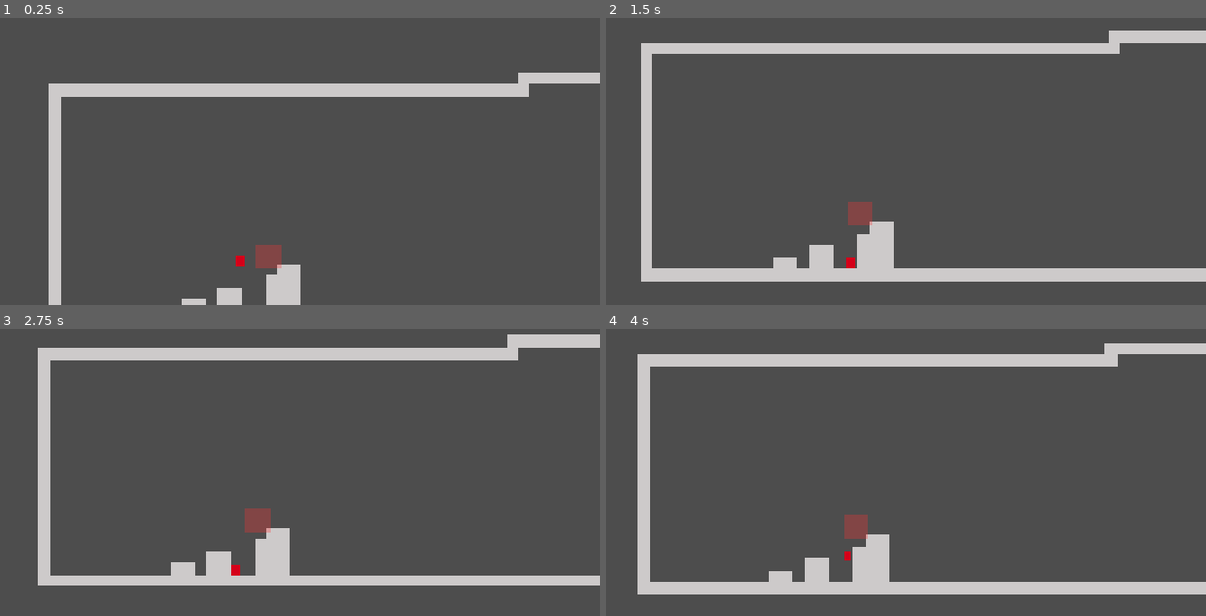
Above: before the commit, frames 1-4 (two rows, left to right).
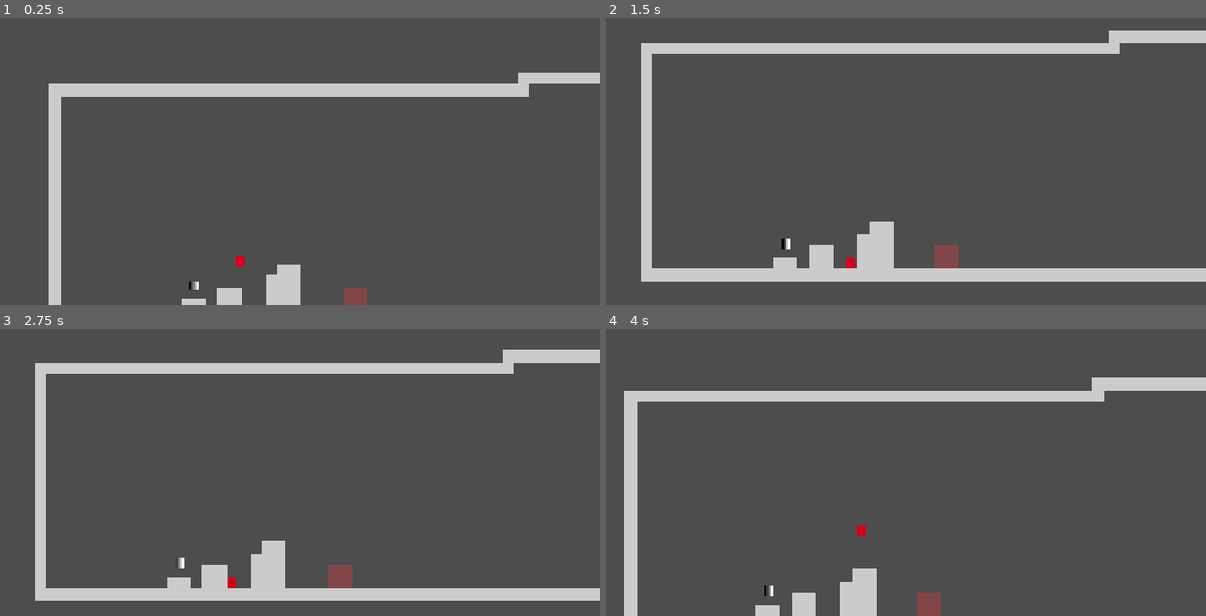
Above: after the commit, the same moments.

Repository: Ximandiv/gamejam-2026
Game: Godot game, scene res://scenes/Levels/level_tutorial.tscn
Same seed, same stepped clock (60 frames per second), same inputs: the game is played once before the commit and once after it. This scene is started directly instead of the project's main scene.
Inputs:
- Up to frame 1 (0.25 s): no input
- Up to frame 2 (1.5 s): hold Right (right) from 0.53 s (still down); tap 1 (silence) at 0.6, 1.35 s; tap Space (jump) at 0.77 s
- Up to frame 3 (2.75 s): tap Space (jump) at 1.52 s; release Right (right) at 2.03 s; hold Left (left) from 2.03 s (still down); tap 1 (silence) at 2.1 s
- Up to frame 4 (4 s): release Left (left) at 2.78 s; hold Right (right) from 2.78 s (still down); tap 1 (silence) at 2.85, 3.6 s; tap Space (jump) at 3.02, 3.77 s

The runs differ from the first frame. In frame 1, 0.6% of the frame differs, in the area x 31-62%, y 79-100%; in frame 2, 0.7%; in frame 3, 17%; in frame 4, 18%, in the area x 2-100%, y 5-100%.

Commit message:
Implement mask system with sound attenuation and bounce mechanics
- Add mask activation system with 10-second duration timer
- Implement sound attenuation when SILENCE mask is active
- Add bounce trigger that repels player without mask
- Add mask pickup collectible item
- Display active mask name and remaining time on screen
- Integrate mask state with level audio (fade to 50% volume)
- Auto-eject player from restricted areas when mask expires
- Add visual feedback with UI labels for mask timer and name

🤖 Generated with [Claude Code](https://claude.com/claude-code)

Co-Authored-By: Claude <noreply@anthropic.com>

Diff:
--- /dev/null
+++ b/Scenes/Items/silence_mask.tscn
@@ -0,0 +1,26 @@
+[gd_scene format=3 uid="uid://dm4b6bbibh0ni"]
+
+[ext_resource type="Script" uid="uid://bac0mb1g36xh6" path="res://Scripts/Player/mask_receive.gd" id="1_x8uf8"]
+
+[sub_resource type="Gradient" id="Gradient_lfjaq"]
+
+[sub_resource type="GradientTexture2D" id="GradientTexture2D_d1qm8"]
+gradient = SubResource("Gradient_lfjaq")
+width = 5
+height = 5
+
+[sub_resource type="RectangleShape2D" id="RectangleShape2D_qogu1"]
+size = Vector2(4.800002, 4.8000007)
+
+[node name="SilenceMask" type="Area2D" unique_id=1816322133]
+scale = Vector2(0.25, 0.25)
+script = ExtResource("1_x8uf8")
+metadata/_edit_group_ = true
+
+[node name="Sprite2D" type="Sprite2D" parent="." unique_id=29950771]
+scale = Vector2(20, 20)
+texture = SubResource("GradientTexture2D_d1qm8")
+
+[node name="CollisionShape2D" type="CollisionShape2D" parent="." unique_id=2064796569]
+scale = Vector2(19.999996, 19.999996)
+shape = SubResource("RectangleShape2D_qogu1")
--- a/Scenes/Player/player.tscn
+++ /dev/null
@@ -1,54 +0,0 @@
-[gd_scene format=3 uid="uid://cgo4svi4wqvx5"]
-
-[ext_resource type="Script" uid="uid://siqecrqe6t24" path="res://Scripts/Player/player_movement.gd" id="1_eu8fj"]
-[ext_resource type="Script" uid="uid://raal7kjpblky" path="res://Scripts/Player/player_handler.gd" id="1_mtuoh"]
-[ext_resource type="Script" uid="uid://6bmddrr5483w" path="res://Scripts/Player/player_masks.gd" id="2_xpcdj"]
-[ext_resource type="Resource" uid="uid://civ3ox8hjoccq" path="res://Scripts/Player/Resources/player_status_resource.tres" id="3_mtuoh"]
-
-[sub_resource type="RectangleShape2D" id="RectangleShape2D_kwpoq"]
-size = Vector2(32, 32)
-
-[sub_resource type="RectangleShape2D" id="RectangleShape2D_u4u6t"]
-size = Vector2(28, 24)
-
-[node name="player" type="CharacterBody2D" unique_id=766591790]
-script = ExtResource("1_mtuoh")
-metadata/_edit_group_ = true
-
-[node name="ColorRect" type="ColorRect" parent="." unique_id=1075492132]
-anchors_preset = 8
-anchor_left = 0.5
-anchor_top = 0.5
-anchor_right = 0.5
-anchor_bottom = 0.5
-offset_left = -11.0
-offset_top = -14.0
-offset_right = 11.0
-offset_bottom = 14.0
-grow_horizontal = 2
-grow_vertical = 2
-color = Color(0.833668, 0, 0.0999755, 1)
-
-[node name="CollisionShape2D" type="CollisionShape2D" parent="." unique_id=609608148]
-shape = SubResource("RectangleShape2D_kwpoq")
-
-[node name="Area2D" type="Area2D" parent="." unique_id=489576874]
-
-[node name="CollisionShape2D" type="CollisionShape2D" parent="Area2D" unique_id=491285031]
-position = Vector2(0, 2)
-shape = SubResource("RectangleShape2D_u4u6t")
-
-[node name="Camera2D" type="Camera2D" parent="." unique_id=641065318]
-offset = Vector2(0, -400)
-position_smoothing_enabled = true
-position_smoothing_speed = 2.0
-editor_draw_limits = true
-
-[node name="MaskHandler" type="Node" parent="." unique_id=888010623]
-script = ExtResource("2_xpcdj")
-playerStatus = ExtResource("3_mtuoh")
-
-[node name="Movement" type="Node" parent="." unique_id=994212614 node_paths=PackedStringArray("area_2d", "characterBody")]
-script = ExtResource("1_eu8fj")
-area_2d = NodePath("../Area2D")
-characterBody = NodePath("..")
--- /dev/null
+++ b/Scenes/Props/MaskPickup.tscn
@@ -0,0 +1,22 @@
+[gd_scene format=3 uid="uid://bqk8y5n7m3wld"]
+
+[ext_resource type="Script" path="res://Scripts/Triggers/mask_pickup.gd" id="1_pickup"]
+
+[sub_resource type="RectangleShape2D" id="RectangleShape2D_pickup"]
+size = Vector2(32, 32)
+
+[node name="MaskPickup" type="Area2D"]
+collision_layer = 0
+collision_mask = 1
+script = ExtResource("1_pickup")
+maskType = 1
+
+[node name="CollisionShape2D" type="CollisionShape2D" parent="."]
+shape = SubResource("RectangleShape2D_pickup")
+
+[node name="ColorRect" type="ColorRect" parent="."]
+offset_left = -16.0
+offset_top = -16.0
+offset_right = 16.0
+offset_bottom = 16.0
+color = Color(0.3, 0.7, 1.0, 0.7)
--- /dev/null
+++ b/Scripts/Levels/level_tutorial.gd
@@ -0,0 +1,47 @@
+extends Node2D
+
+@export var soundSource : AudioStreamPlayer2D
+@export var normalVolume : float = -10.0
+@export var mutedVolume : float = -35.0
+@export var fadeSpeed : float = 2.0
+
+var target_volume : float = -10.0
+
+func _ready() -> void:
+	print("Level: _ready() called")
+	# Conectar a las señales del MaskHandler del jugador
+	var player = get_node("player")
+	print("Level: Player node: ", player)
+	if player:
+		var mask_handler = player.get_node("MaskHandler")
+		print("Level: MaskHandler node: ", mask_handler)
+		if mask_handler:
+			mask_handler.mask_activated.connect(_on_mask_activated)
+			mask_handler.mask_deactivated.connect(_on_mask_deactivated)
+			print("Level: Connected to mask signals successfully!")
+		else:
+			print("Level: ERROR - MaskHandler not found!")
+	else:
+		print("Level: ERROR - Player not found!")
+
+	if soundSource:
+		target_volume = normalVolume
+		soundSource.volume_db = normalVolume
+		print("Level: Sound source configured, volume: ", normalVolume)
+	else:
+		print("Level: ERROR - Sound source not assigned!")
+
+func _process(delta: float) -> void:
+	if soundSource:
+		# Interpolación suave del volumen
+		soundSource.volume_db = lerp(soundSource.volume_db, target_volume, fadeSpeed * delta)
+
+func _on_mask_activated(mask_type: int) -> void:
+	print("Level: Mask activated, fading sound to muted")
+	if mask_type == PlayerMaskEnum.Value.SILENCE:
+		target_volume = mutedVolume
+
+func _on_mask_deactivated(mask_type: int) -> void:
+	print("Level: Mask deactivated, fading sound to normal")
+	if mask_type == PlayerMaskEnum.Value.SILENCE:
+		target_volume = normalVolume
--- a/Scripts/Player/player_handler.gd
+++ b/Scripts/Player/player_handler.gd
@@ -4,12 +4,17 @@
 signal stopMoving
 signal resumeMove
 signal push(direction: int, strength: float)
+signal pushVertical(strength: float)
 signal stopPush
+
+func _enter_tree() -> void:
+	add_to_group("player")
 
 func _ready() -> void:
 	stopMoving.connect($Movement.stop_movement)
 	resumeMove.connect($Movement.resume_movement)
 	push.connect($Movement.apply_push)
+	pushVertical.connect($Movement.apply_push_vertical)
 	stopPush.connect($Movement.stop_push)
 	receiveMask.connect(get_mask)
 
--- a/Scripts/Player/player_masks.gd
+++ b/Scripts/Player/player_masks.gd
@@ -1,18 +1,98 @@
 extends Node
 
 @export var playerStatus : PlayerStatus
+@export var maskDuration : float = 5.0
+@export var timerLabel : Label
+@export var maskNameLabel : Label
 
-func _process(_delta: float) -> void:
+var mask_time_remaining : float = 0.0
+
+signal mask_activated(mask_type: PlayerMaskEnum.Value)
+signal mask_deactivated(mask_type: PlayerMaskEnum.Value)
+
+func _ready() -> void:
+	# Resetear el estado de la máscara al iniciar
+	print("MaskHandler: _ready() called")
+	print("MaskHandler: playerStatus = ", playerStatus)
+	if playerStatus:
+		print("MaskHandler: Current mask before reset: ", playerStatus.currentMask)
+		playerStatus.currentMask = PlayerMaskEnum.Value.NONE
+		playerStatus.hasSilenceMask = false
+		print("MaskHandler: Reset mask to NONE on start")
+	else:
+		print("MaskHandler: ERROR - playerStatus is null!")
+
+func _process(delta: float) -> void:
+	# Actualizar contador de tiempo
+	if playerStatus.currentMask != PlayerMaskEnum.Value.NONE:
+		mask_time_remaining -= delta
+		if mask_time_remaining < 0:
+			mask_time_remaining = 0
+
+		# Actualizar labels si existen
+		if timerLabel:
+			timerLabel.visible = true
+			timerLabel.text = "%.1f s" % mask_time_remaining
+
+		if maskNameLabel:
+			maskNameLabel.visible = true
+			var mask_name = get_mask_name(playerStatus.currentMask)
+			maskNameLabel.text = mask_name
+	else:
+		# Ocultar labels cuando no hay máscara activa
+		if timerLabel:
+			timerLabel.visible = false
+		if maskNameLabel:
+			maskNameLabel.visible = false
+
 	if Input.is_action_just_pressed("silence") \
 		and playerStatus.hasSilenceMask \
 		and playerStatus.currentMask == PlayerMaskEnum.Value.NONE:
-		playerStatus.currentMask = PlayerMaskEnum.Value.SILENCE
-		get_tree().create_timer(1.5).timeout.connect(reset_mask)
+		activate_mask(PlayerMaskEnum.Value.SILENCE)
 
 func get_mask(mask : PlayerMaskEnum.Value):
-	if mask == PlayerMaskEnum.Value.SILENCE \
-		and !playerStatus.hasSilenceMask:
+	print("get_mask called with: ", mask)
+	print("playerStatus: ", playerStatus)
+	if not playerStatus:
+		push_error("playerStatus is null!")
+		return
+
+	print("Current mask value: ", playerStatus.currentMask)
+
+	if mask == PlayerMaskEnum.Value.SILENCE:
+		if !playerStatus.hasSilenceMask:
 			playerStatus.hasSilenceMask = true
+			print("Silence mask unlocked!")
+		# Activar la máscara inmediatamente al recogerla
+		print("Checking if can activate: currentMask=", playerStatus.currentMask, " NONE=", PlayerMaskEnum.Value.NONE)
+		if playerStatus.currentMask == PlayerMaskEnum.Value.NONE:
+			print("Activating mask now!")
+			activate_mask(mask)
+		else:
+			print("Cannot activate, mask already active")
+
+func activate_mask(mask : PlayerMaskEnum.Value):
+	playerStatus.currentMask = mask
+	mask_time_remaining = maskDuration
+	print("Mask activated: ", mask, " for ", maskDuration, " seconds")
+	mask_activated.emit(mask)
+	get_tree().create_timer(maskDuration).timeout.connect(reset_mask)
 
 func reset_mask() -> void:
+	var previous_mask = playerStatus.currentMask
+	print("Mask expired, resetting to NONE")
 	playerStatus.currentMask = PlayerMaskEnum.Value.NONE
+	mask_deactivated.emit(previous_mask)
+
+func get_mask_name(mask_type: PlayerMaskEnum.Value) -> String:
+	match mask_type:
+		PlayerMaskEnum.Value.NONE:
+			return "No Mask"
+		PlayerMaskEnum.Value.SILENCE:
+			return "SILENCE"
+		PlayerMaskEnum.Value.FOCUS:
+			return "FOCUS"
+		PlayerMaskEnum.Value.BRAVERY:
+			return "BRAVERY"
+		_:
+			return "Unknown"
--- a/Scripts/Player/player_movement.gd
+++ b/Scripts/Player/player_movement.gd
@@ -6,13 +6,19 @@
 
 @export var _playerSpeed: float = 100.0
 @export var _currentPlayerSpeed: float = 100.0
-@export var _playerJumpForce: float = -350.0
+@export var _playerJumpForce: float = -500.0
 
 var _input_velocity_x := 0.0
 var _push_velocity_x := 0.0
 
-func _enter_tree() -> void:
-	add_to_group("player")
+signal stopMoving
+signal resumeMove
+signal push(direction: int, strength: float)
+
+func _ready() -> void:
+	stopMoving.connect(stop_movement)
+	resumeMove.connect(resume_movement)
+	push.connect(apply_push)
 
 func _physics_process(delta: float) -> void:
 	# gravity
@@ -40,6 +46,9 @@
 
 func stop_movement() -> void:
 	_currentPlayerSpeed = 0
+	_input_velocity_x = 0
+	characterBody.velocity.x = 0
+	characterBody.velocity.y = 0
 
 func resume_movement() -> void:
 	_currentPlayerSpeed = _playerSpeed
@@ -48,4 +57,7 @@
 	_push_velocity_x = 0
 
 func apply_push(direction: int, strength: float = 1.0) -> void:
-	_push_velocity_x += direction * push_force * strength
+	_push_velocity_x = direction * push_force * strength
+
+func apply_push_vertical(strength: float = 1.0) -> void:
+	characterBody.velocity.y = _playerJumpForce * strength
--- a/Scripts/Triggers/bounce_trigger.gd
+++ b/Scripts/Triggers/bounce_trigger.gd
@@ -2,30 +2,95 @@
 
 @export var bounceDistance := 100.0
 @export var bounceDelay := 0.3
+@export var playerStatus : PlayerStatus
+@export var audioPlayer : AudioStreamPlayer2D
+
+var player_inside : Node2D = null
 
 func _ready() -> void:
 	body_entered.connect(_on_player_enter)
+	body_exited.connect(_on_player_exit)
+
+func _process(_delta: float) -> void:
+	# Si el jugador está dentro y pierde la máscara, expulsarlo
+	if player_inside and playerStatus:
+		if playerStatus.currentMask == PlayerMaskEnum.Value.NONE:
+			print("BounceTrigger: Mask expired while inside, ejecting player!")
+			_eject_player()
+
+func _on_player_exit(body: Node2D) -> void:
+	if body == player_inside:
+		player_inside = null
+		print("BounceTrigger: Player exited")
 
 func _on_player_enter(body : Node2D) -> void:
+	print("BounceTrigger: Body entered - ", body.name)
 	if not body.is_in_group("player"):
+		print("BounceTrigger: Not in player group")
 		return
 
+	if not playerStatus:
+		push_error("BounceTrigger: playerStatus is not assigned!")
+		return
+
+	print("BounceTrigger: Player detected! Current mask: ", playerStatus.currentMask)
+
+	# Si tiene una máscara activa (no NONE), dejar pasar y apagar sonido
+	if playerStatus.currentMask != PlayerMaskEnum.Value.NONE:
+		print("BounceTrigger: Player has mask, letting through and stopping sound")
+		player_inside = body
+		return
+
+	# Si no tiene máscara, aplicar rebote
+	print("BounceTrigger: No mask, applying bounce")
 	# Detectar dirección desde donde viene el jugador
 	var direction_x = sign(body.global_position.x - global_position.x)
 	var direction_y = sign(body.global_position.y - global_position.y)
 
-	# Si está exactamente encima (dirección horizontal = 0), usar dirección vertical
+	var push_strength = bounceDistance / 100.0
+
+	print("BounceTrigger: Direction X=", direction_x, " Y=", direction_y, " Strength=", push_strength)
+
+	# Si viene desde arriba, rebotar hacia arriba y empujar horizontalmente
+	if direction_y < 0:
+		print("BounceTrigger: Bouncing up and pushing horizontally!")
+		body.stopMoving.emit()
+		body.pushVertical.emit(push_strength)
+		if direction_x == 0:
+			direction_x = -1  # Default a izquierda si está exactamente encima
+		body.push.emit(int(direction_x), push_strength)
+		body.resumeMove.emit()
+	else:
+		# Si viene desde los lados, empujar horizontalmente
+		if direction_x == 0:
+			direction_x = -1  # Default a izquierda
+
+		print("BounceTrigger: Stopping movement")
+		body.stopMoving.emit()
+		await get_tree().create_timer(bounceDelay).timeout
+		print("BounceTrigger: Pushing")
+		body.push.emit(int(direction_x), push_strength)
+		print("BounceTrigger: Resuming movement")
+		body.resumeMove.emit()
+
+func _eject_player() -> void:
+	if not player_inside:
+		return
+
+	# Reactivar el sonido
+	if audioPlayer and not audioPlayer.playing:
+		audioPlayer.play()
+
+	# Detectar dirección para expulsar
+	var direction_x = sign(player_inside.global_position.x - global_position.x)
 	if direction_x == 0:
-		direction_x = -1  # Default a izquierda
+		direction_x = -1
 
 	var push_strength = bounceDistance / 100.0
 
-	# Si viene desde arriba, aplicar rebote inmediato
-	if direction_y < 0:
-		body.apply_push_2d(int(direction_x), int(direction_y), push_strength)
-	else:
-		# Si viene desde los lados, usar delay
-		body.stop_movement()
-		await get_tree().create_timer(bounceDelay).timeout
-		body.apply_push(int(direction_x), push_strength)
-		body.resume_movement()
+	print("BounceTrigger: Ejecting player to direction: ", direction_x)
+	player_inside.stopMoving.emit()
+	player_inside.push.emit(int(direction_x), push_strength * 1.5)  # Empuje más fuerte al expulsar
+	player_inside.resumeMove.emit()
+
+	player_inside = null
--- a/Scripts/Triggers/sound_trigger.gd
+++ b/Scripts/Triggers/sound_trigger.gd
@@ -12,12 +12,21 @@
 	body_entered.connect(_on_player_enter)
 
 func _on_player_enter(body : Node2D) -> void:
+	print("Body entered: ", body.name)
 	if body.name != "player":
 		return
 
-	if playerStatus.currentMask != PlayerMaskEnum.Value.SILENCE:
-		body.stopMoving.emit()
-		await get_tree().create_timer(1.5).timeout
-		body.push.emit(horizontalDirection, pushStrength)
-		body.resumeMove.emit()
+	print("Current mask: ", playerStatus.currentMask)
+	if playerStatus.currentMask == PlayerMaskEnum.Value.NONE:
+		print("Applying bounce!")
+		var movement = body.get_node("Movement")
+		print("Movement node: ", movement)
+		if movement:
+			movement.stopMoving.emit()
+			print("Stopped movement")
+			await get_tree().create_timer(1.5).timeout
+			print("Pushing with direction: ", horizontalDirection, " strength: ", pushStrength)
+			movement.push.emit(horizontalDirection, pushStrength)
+			movement.resumeMove.emit()
+			print("Resumed movement")
 		return
--- a/project.godot
+++ b/project.godot
@@ -15,7 +15,7 @@
 [application]
 
 config/name="Jam 2026"
-run/main_scene="res://Scenes/yisus_test_scene.tscn"
+run/main_scene="uid://bcgurf4q5skse"
 config/features=PackedStringArray("4.6", "GL Compatibility")
 run/size/viewport_height=1080
 run/size/viewport_width=1920
--- a/scenes/Levels/level_tutorial.tscn
+++ b/scenes/Levels/level_tutorial.tscn
@@ -1,9 +1,12 @@
-[gd_scene format=4 uid="uid://bcgurf4q5skse"]
+[gd_scene format=4 uid="uid://k6njdrjpdybh"]
 
 [ext_resource type="Texture2D" uid="uid://b8myyi0sv82fr" path="res://Art/Sprites/tile_test.png" id="1_ageja"]
+[ext_resource type="Script" uid="uid://blmgkro86t4ng" path="res://Scripts/Levels/level_tutorial.gd" id="1_level"]
 [ext_resource type="PackedScene" uid="uid://cgo4svi4wqvx5" path="res://scenes/Player/player.tscn" id="2_kjd6h"]
 [ext_resource type="AudioStream" uid="uid://busd4j5ge52b8" path="res://Sound/alarm.ogg" id="3_kjd6h"]
-[ext_resource type="PackedScene" uid="uid://c8yf3rw5nqv1h" path="res://Scenes/Props/BounceTrigger.tscn" id="4_bounce"]
+[ext_resource type="Resource" uid="uid://civ3ox8hjoccq" path="res://Scripts/Player/Resources/player_status_resource.tres" id="3_status"]
+[ext_resource type="PackedScene" path="res://Scenes/Props/BounceTrigger.tscn" id="4_bounce"]
+[ext_resource type="PackedScene" uid="uid://dm4b6bbibh0ni" path="res://scenes/Items/silence_mask.tscn" id="7_8p24j"]
 
 [sub_resource type="TileSetAtlasSource" id="TileSetAtlasSource_5p5pa"]
 texture = ExtResource("1_ageja")
@@ -23,7 +26,9 @@
 physics_layer_0/collision_layer = 1
 sources/0 = SubResource("TileSetAtlasSource_5p5pa")
 
-[node name="LevelTutorial" type="Node2D" unique_id=1015884765]
+[node name="LevelTutorial" type="Node2D" unique_id=1015884765 node_paths=PackedStringArray("soundSource")]
+script = ExtResource("1_level")
+soundSource = NodePath("Alarm")
 
 [node name="TileMapLayer" type="TileMapLayer" parent="." unique_id=1814906037]
 tile_map_data = PackedByteArray("AAAAAAAAAAAAAAEAAAABAAAAAAAAAAEAAAACAAAAAAAAAAEAAAADAAAAAAAAAAEAAAAEAAAAAAAAAAEAAAAFAA …(9152 unchanged characters)…
@@ -31,11 +36,8 @@
 
 [node name="player" parent="." unique_id=766591790 instance=ExtResource("2_kjd6h")]
 position = Vector2(509, 446)
-_playerSpeed = 200.0
-_currentPlayerSpeed = 200.0
-_playerJumpForce = -550.0
 
-[node name="AudioStreamPlayer2D" type="AudioStreamPlayer2D" parent="." unique_id=2137350452]
+[node name="Alarm" type="AudioStreamPlayer2D" parent="." unique_id=2137350452]
 position = Vector2(584, 460)
 stream = ExtResource("3_kjd6h")
 volume_db = -10.0
@@ -44,7 +46,10 @@
 attenuation = 0.7727507
 parameters/looping = true
 
-[node name="BounceTrigger" parent="." instance=ExtResource("4_bounce")]
-position = Vector2(584, 460)
-bounceDistance = 100.0
-bounceDelay = 0.3
+[node name="BounceTrigger" parent="." unique_id=326580487 node_paths=PackedStringArray("audioPlayer") instance=ExtResource("4_bounce")]
+position = Vector2(815, 575)
+playerStatus = ExtResource("3_status")
+audioPlayer = NodePath("../Alarm")
+
+[node name="SilenceMask" parent="." unique_id=1816322133 instance=ExtResource("7_8p24j")]
+position = Vector2(386, 539)
--- a/scenes/Player/player.tscn
+++ b/scenes/Player/player.tscn
@@ -1,6 +1,7 @@
 [gd_scene format=3 uid="uid://cgo4svi4wqvx5"]
 
 [ext_resource type="Script" uid="uid://siqecrqe6t24" path="res://Scripts/Player/player_movement.gd" id="1_eu8fj"]
+[ext_resource type="Script" uid="uid://raal7kjpblky" path="res://Scripts/Player/player_handler.gd" id="1_mtuoh"]
 [ext_resource type="Script" uid="uid://6bmddrr5483w" path="res://Scripts/Player/player_masks.gd" id="2_xpcdj"]
 [ext_resource type="Resource" uid="uid://civ3ox8hjoccq" path="res://Scripts/Player/Resources/player_status_resource.tres" id="3_mtuoh"]
 
@@ -10,9 +11,8 @@
 [sub_resource type="RectangleShape2D" id="RectangleShape2D_u4u6t"]
 size = Vector2(28, 24)
 
-[node name="player" type="CharacterBody2D" unique_id=766591790 node_paths=PackedStringArray("area_2d")]
-script = ExtResource("1_eu8fj")
-area_2d = NodePath("Area2D")
+[node name="player" type="CharacterBody2D" unique_id=766591790]
+script = ExtResource("1_mtuoh")
 metadata/_edit_group_ = true
 
 [node name="ColorRect" type="ColorRect" parent="." unique_id=1075492132]
@@ -44,6 +44,34 @@
 position_smoothing_speed = 2.0
 editor_draw_limits = true
 
-[node name="MaskHandler" type="Node" parent="." unique_id=888010623]
+[node name="MaskHandler" type="Node" parent="." unique_id=888010623 node_paths=PackedStringArray("timerLabel", "maskNameLabel")]
 script = ExtResource("2_xpcdj")
 playerStatus = ExtResource("3_mtuoh")
+maskDuration = 10.0
+timerLabel = NodePath("../Camera2D/MaskTimerLabel")
+maskNameLabel = NodePath("../Camera2D/MaskNameLabel")
+
+[node name="MaskNameLabel" type="Label" parent="Camera2D"]
+visible = false
+offset_left = -150.0
+offset_top = -380.0
+offset_right = -10.0
+offset_bottom = -350.0
+theme_override_font_sizes/font_size = 24
+text = "SILENCE"
+horizontal_alignment = 2
+
+[node name="MaskTimerLabel" type="Label" parent="Camera2D"]
+visible = false
+offset_left = 10.0
+offset_top = -380.0
+offset_right = 150.0
+offset_bottom = -350.0
+theme_override_font_sizes/font_size = 24
+text = "10.0 s"
+horizontal_alignment = 0
+
+[node name="Movement" type="Node" parent="." unique_id=994212614 node_paths=PackedStringArray("area_2d", "characterBody")]
+script = ExtResource("1_eu8fj")
+area_2d = NodePath("../Area2D")
+characterBody = NodePath("..")
--- a/scenes/emmanuel_test_scene.tscn
+++ b/scenes/emmanuel_test_scene.tscn
@@ -3,6 +3,7 @@
 [ext_resource type="Resource" uid="uid://civ3ox8hjoccq" path="res://Scripts/Player/Resources/player_status_resource.tres" id="2_1lh5y"]
 [ext_resource type="Texture2D" uid="uid://b8myyi0sv82fr" path="res://Art/Sprites/tile_test.png" id="3_61nc4"]
 [ext_resource type="PackedScene" uid="uid://w8fw75r4nrg8" path="res://Scenes/Props/SoundPush.tscn" id="3_ssx8l"]
+[ext_resource type="Script" uid="uid://bac0mb1g36xh6" path="res://Scripts/Player/mask_receive.gd" id="5_61nc4"]
 [ext_resource type="PackedScene" uid="uid://cgo4svi4wqvx5" path="res://Scenes/Player/player.tscn" id="5_vf65p"]
 
 [sub_resource type="TileSetAtlasSource" id="TileSetAtlasSource_26agu"]
@@ -23,6 +24,16 @@
 physics_layer_0/collision_layer = 1
 sources/0 = SubResource("TileSetAtlasSource_26agu")
 
+[sub_resource type="Gradient" id="Gradient_lfjaq"]
+
+[sub_resource type="GradientTexture2D" id="GradientTexture2D_61nc4"]
+gradient = SubResource("Gradient_lfjaq")
+width = 5
+height = 5
+
+[sub_resource type="RectangleShape2D" id="RectangleShape2D_t4b34"]
+size = Vector2(4.800002, 4.8000007)
+
 [node name="Node2D" type="Node2D" unique_id=345903279]
 
 [node name="TileMapLayer" type="TileMapLayer" parent="." unique_id=1626798840]
@@ -31,10 +42,21 @@
 
 [node name="player" parent="." unique_id=766591790 instance=ExtResource("5_vf65p")]
 position = Vector2(197, 558)
-_playerSpeed = 200.0
-_currentPlayerSpeed = 200.0
-_playerJumpForce = -550.0
 
 [node name="SoundPush" parent="." unique_id=1370078256 instance=ExtResource("3_ssx8l")]
-position = Vector2(480, 504)
+position = Vector2(640, 448)
 playerStatus = ExtResource("2_1lh5y")
+
+[node name="SilenceMask" type="Area2D" parent="." unique_id=1030677879]
+position = Vector2(88, 568)
+scale = Vector2(0.25, 0.25)
+script = ExtResource("5_61nc4")
+metadata/_edit_group_ = true
+
+[node name="Sprite2D" type="Sprite2D" parent="SilenceMask" unique_id=1629114021]
+scale = Vector2(20, 20)
+texture = SubResource("GradientTexture2D_61nc4")
+
+[node name="CollisionShape2D" type="CollisionShape2D" parent="SilenceMask" unique_id=1260018184]
+scale = Vector2(19.999996, 19.999996)
+shape = SubResource("RectangleShape2D_t4b34")
Not shown, added: Scripts/Levels/level_tutorial.gd.uid
Not shown, added: CLAUDE.md
